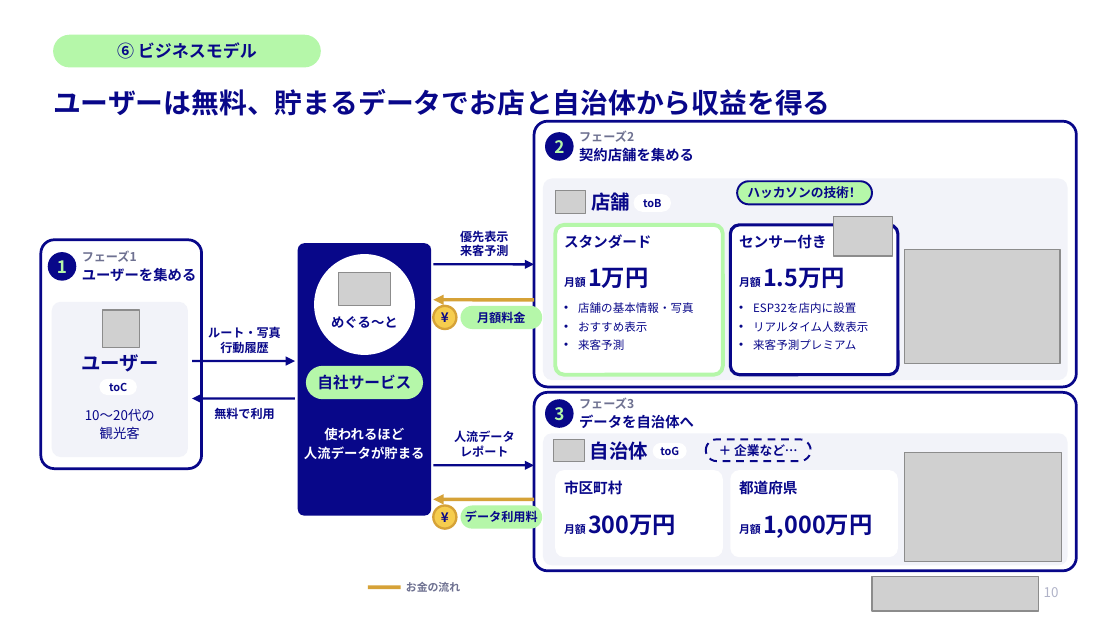
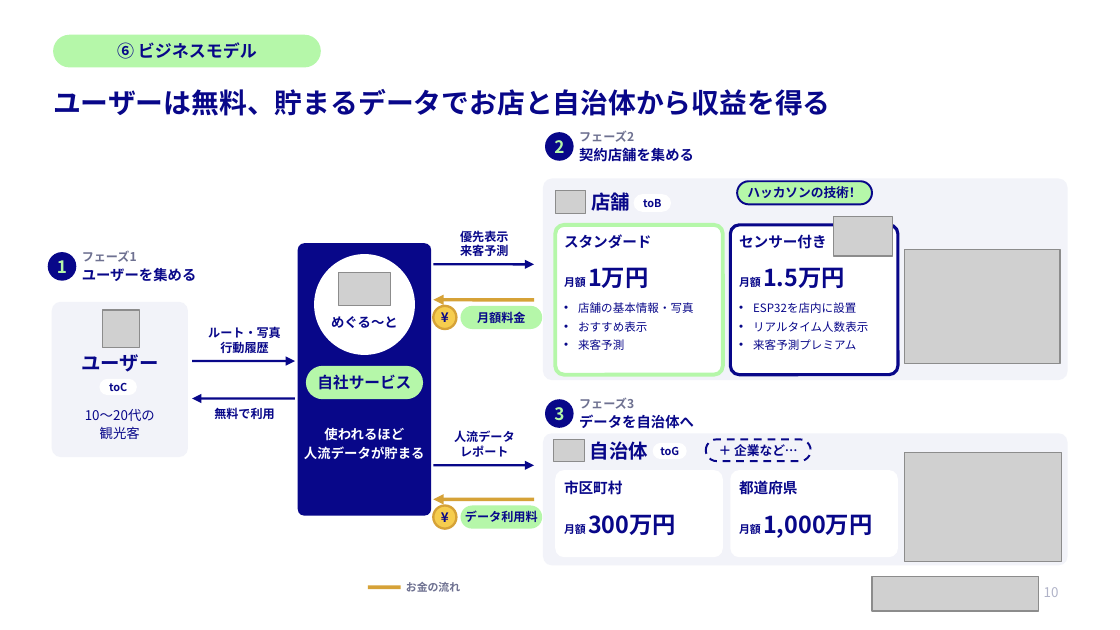
Before and after one commit to antengm79-dot/meguroute, a slide deck: slide 1 of slides/meguroute-business-model.pptx. Drawn at 1120x630 pixels with LibreOffice and Linux fonts; fonts in the diff are those of the drawing; grey boxes stand for pictures. Boxes give left, top, right and bottom in pixels: in the first picture for what was removed or moved away, otherwise in the second. Text is boxed around its words. In the diff, an @@ line names an element or a change of style, - is before the commit and + after.

```diff
--- a/slides/meguroute-business-model.pptx
+++ b/slides/meguroute-business-model.pptx
@@ rounded rectangle removed at (534, 121, 1076, 386) @@
@@ rounded rectangle removed at (40, 240, 202, 468) @@
@@ rounded rectangle removed at (534, 392, 1076, 570) @@
```
Also in this commit, not shown: 2 other files.
